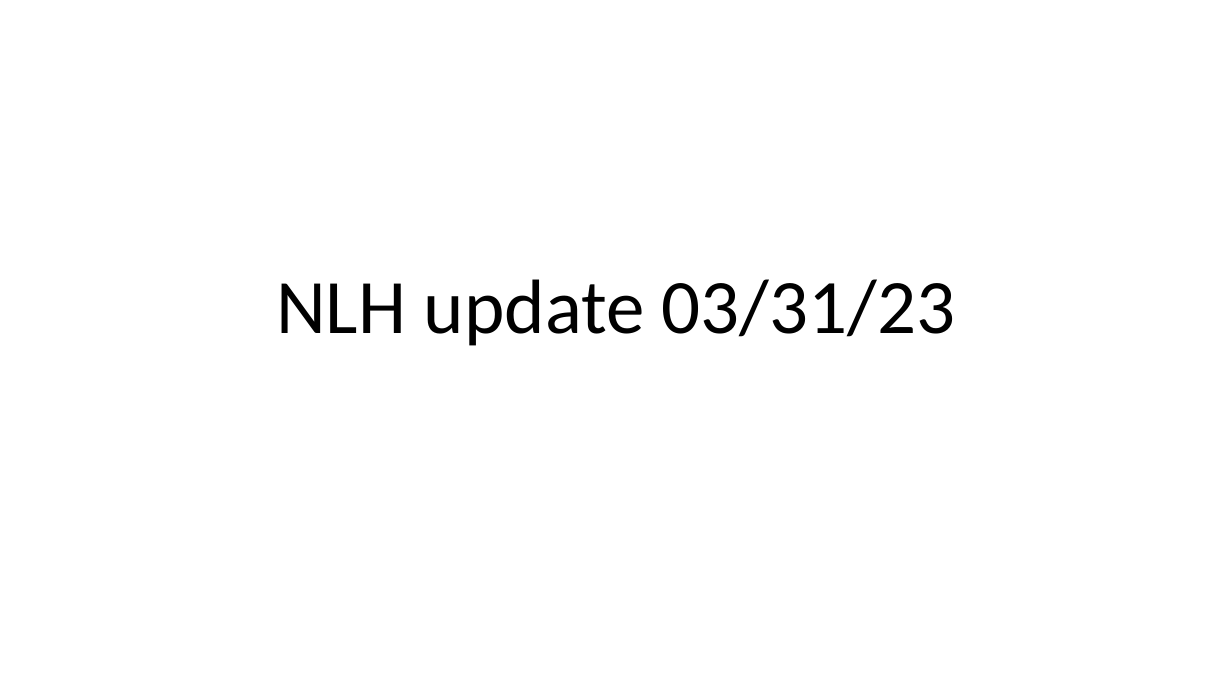
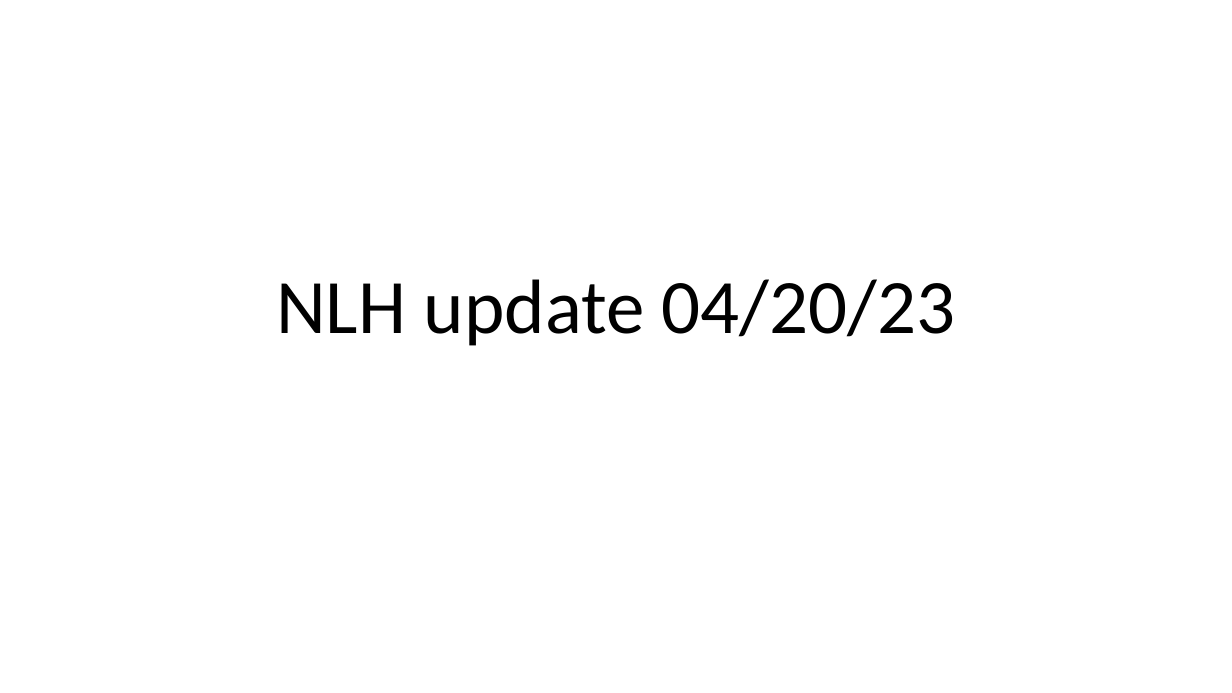
Before and after one commit to tyokokur/presentations, a slide deck: slide 1 of 20230420 EAD Update.pptx. Drawn at 1232x693 pixels with LibreOffice and Linux fonts; fonts in the diff are those of the drawing. Boxes give left, top, right and bottom in pixels: in the first picture for what was removed or moved away, otherwise in the second. Text is boxed around its words. In the diff, an @@ line names an element or a change of style, - is before the commit and + after.

```diff
--- a/20230420 EAD Update.pptx
+++ b/20230420 EAD Update.pptx
@@ title at [276, 279, 955, 346]: text changed @@
-NLH update 03/31/23
+NLH update 04/20/23
```
Also in this commit, not shown: 2 slides added.
